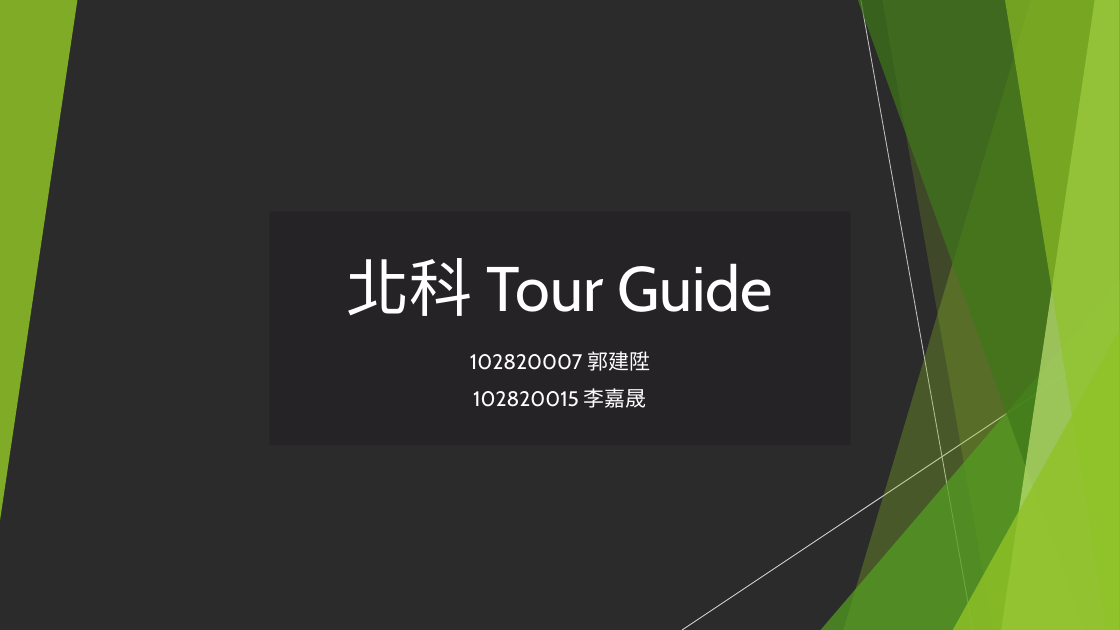
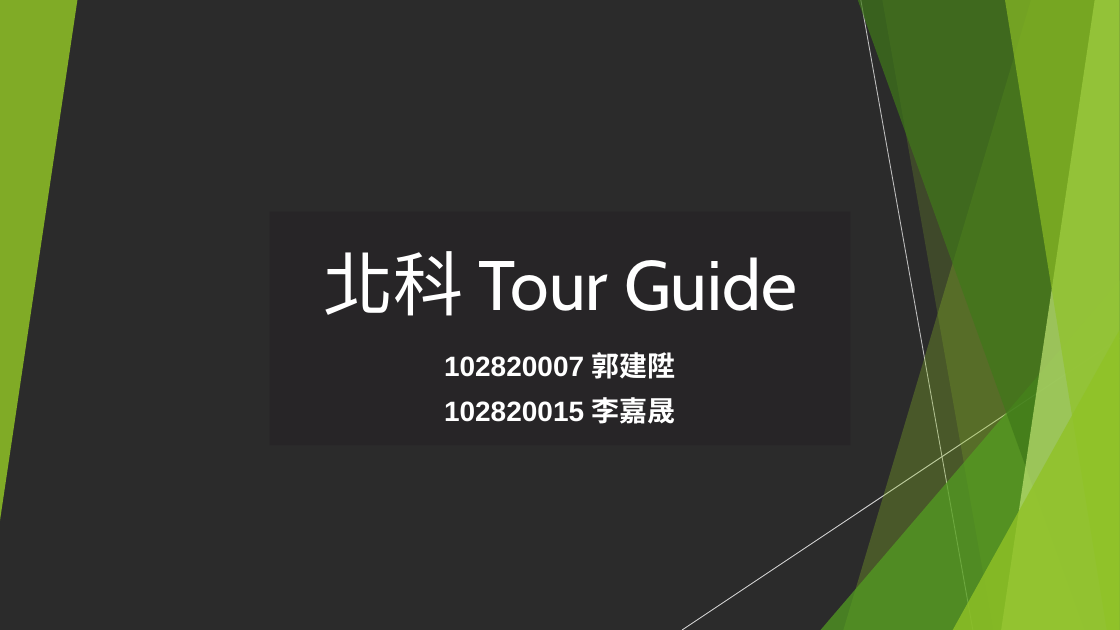
Before and after one commit to johnson0903/F2E-Midterm, a slide deck: slide 1 of midterm-ppt/期中報告.pptx. Drawn at 1120x630 pixels with LibreOffice and Linux fonts; fonts in the diff are those of the drawing; background and template pictures are left out; a plain dark background stands for a picture behind light text. Boxes give left, top, right and bottom in pixels: in the first picture for what was removed or moved away, otherwise in the second. Text is boxed around its words. In the diff, an @@ line names an element or a change of style, - is before the commit and + after.

```diff
--- a/midterm-ppt/期中報告.pptx
+++ b/midterm-ppt/期中報告.pptx
@@ rectangle at [270,212,850,445]: fill #252125 at 80% opacity to #252125 at 59% opacity @@
@@ title "北科 Tour Guide" at [323,251,797,316]: size 54 to 60 pt @@
@@ subtitle "102820007 郭建陞" at [444,352,676,424]: size 18 to 24 pt, font Cabin to Arial, bold on @@
```
Also in this commit, not shown: 6 other slides changed, 40 other files.
